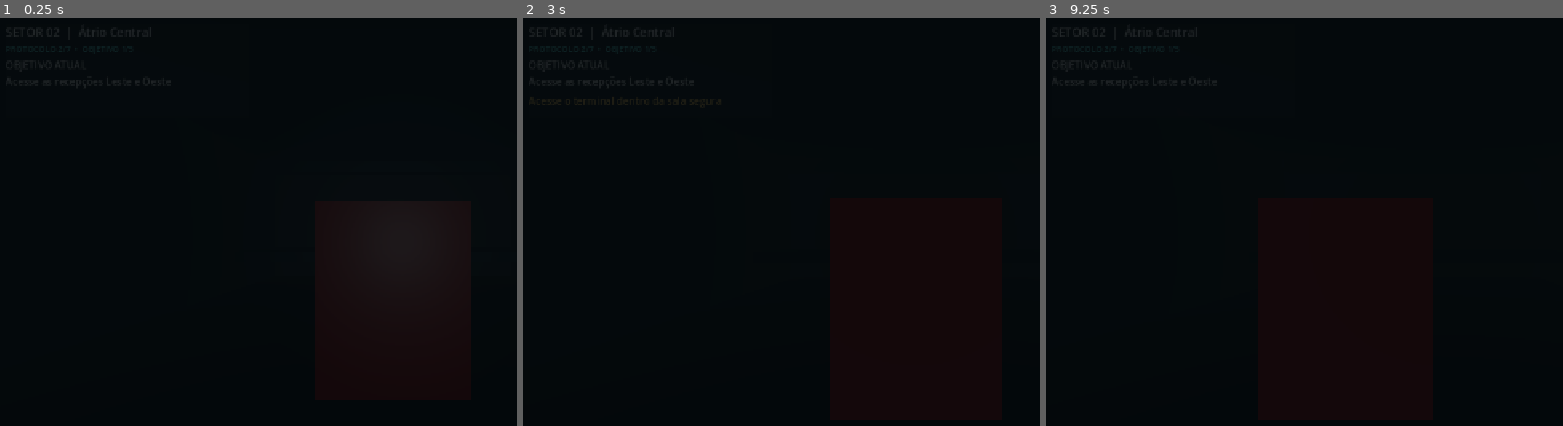
Above: before the commit, frames 1-3 (left to right).
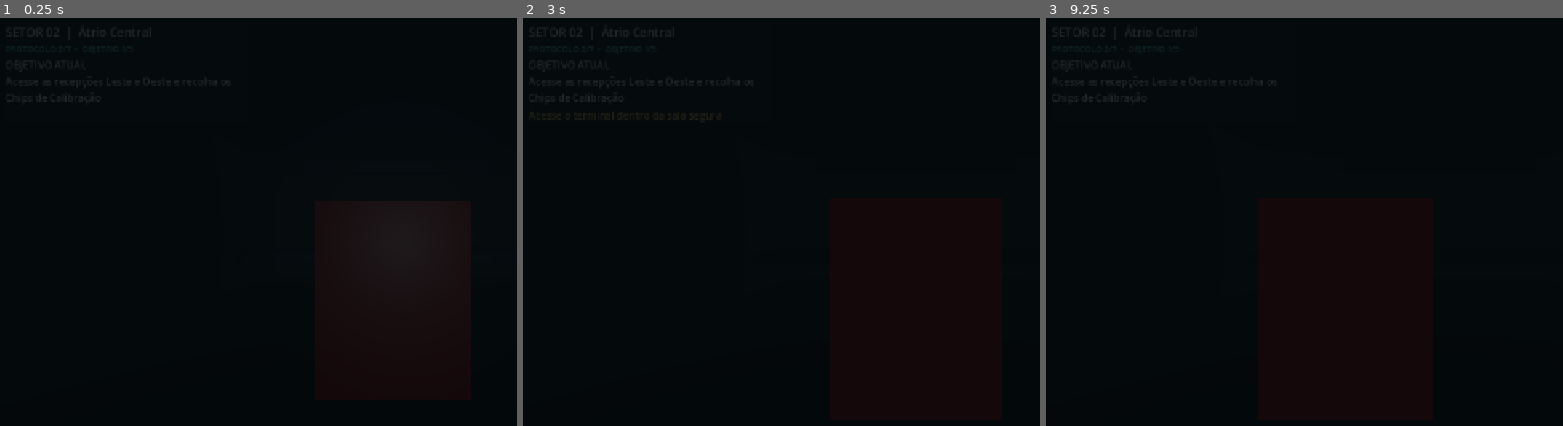
Above: after the commit, the same moments.

Repository: Dracko8891/NEWBORN
Game: Godot game, scene res://chapters/chapter_02.tscn
The game is run twice, just before and just after one commit, with the same random seed, the same clock (stepped at 60 frames per second) and the same inputs. This scene is started directly instead of the project's main scene.
Inputs (mouse positions are in pixels of both pictures, inside the frame that each line leads up to):
- Up to frame 1 (0.25 s): no input
- Up to frame 2 (3 s): tap Enter at 0.5, 2 s; move the mouse to (962, 234) at 0.52 s; hold C (crouch) 0.53-1.28 s; hold W (move_forward) from 0.53 s (still down); tap Space at 1.25, 2.75 s; move the mouse to (874, 238) at 1.27 s; tap X (dynamo) at 1.35 s; move the mouse to (936, 226) at 2.02 s; hold L (flashlight) 2.03-2.78 s; move the mouse to (905, 242) at 2.77 s; tap F (interact) at 2.85 s
- Up to frame 3 (9.25 s): tap Enter at 3.5 s; move the mouse to (1500, 242) at 3.52 s; hold Shift (sprint) 3.53-4.28 s; tap Space at 4.25 s; move the mouse to (1376, 230) at 4.27 s; tap B (use_battery) at 4.35 s; move the mouse to (1449, 234) at 5.02 s; hold H (use_medical) 5.03-5.78 s; move the mouse to (1407, 226) at 5.77 s; release W (move_forward) at 5.78 s; hold D (move_right) 5.78-6.53 s; tap C (crouch) at 5.85 s; move the mouse to (1485, 234) at 6.52 s; hold X (dynamo) 6.53-7.28 s; hold W (move_forward) 6.53-8.78 s; move the mouse to (1397, 238) at 7.27 s; tap L (flashlight) at 7.35 s; move the mouse to (1459, 226) at 8.02 s; hold F (interact) 8.03-8.78 s; move the mouse to (1428, 242) at 8.77 s; hold A (move_left) from 8.78 s (still down); tap Shift (sprint) at 8.85 s

The runs differ from the first frame. In frame 1, less than 0.1% of the frame differs, in the area x 1-44%, y 15-21%; in frame 2, 0.1%, in the area x 2-44%, y 15-25%; in frame 3, less than 0.1%.

Commit message:
Align chapter mission descriptions with implemented item and puzzle gates

Diff:
--- a/systems/campaign_data.gd
+++ b/systems/campaign_data.gd
@@ -3,11 +3,11 @@
 
 const CHAPTERS := [
 	{"title":"O Silêncio Após o Grito","sector":"Ala Médica","summary":"Sobreviva à primeira caçada, encontre o Kit Estanc …(324 unchanged characters)…
-	{"title":"O Coração de Aço","sector":"Átrio Central","summary":"Explore o hub, recupere três Chips e reative a matriz de energia sem ser encontrado.","objectives":["Acesse as recepções Leste e Oeste","Calibre a matriz com dois Chips","Encontre a Safe Room e guarde recursos","Rastreie o cabo oeste com o Tricorder","Desative o campo da Ala Leste e recupere o Chip Alpha"],"safe_room":true},
+	{"title":"O Coração de Aço","sector":"Átrio Central","summary":"Explore o Átrio, calibre os dois Chips de recepção, registre-se na Safe Room e rastreie o cabo oeste com o Tricorder.","objectives":["Acesse as recepções Leste e Oeste e recolha os Chips de Calibração","Calibre a matriz com os dois Chips","Encontre a Safe Room e guarde recursos","Rastreie o cabo oeste com o Tricorder","Desative o campo da Ala Leste usando a Chave Dielétrica"],"safe_room":true},
 	{"title":"A Armadilha da Empatia","sector":"Alojamentos e Psicologia","summary":"Investigue os registros, reproduza a  …(274 unchanged characters)…
 	{"title":"Tanques de Gênese","sector":"Bio-Cultura e Síntese","summary":"Use a máscara, formule o composto e atravesse …(270 unchanged characters)…
 	{"title":"Apagão do Núcleo","sector":"Engenharia Profunda","summary":"Balanceie a carga, opere os braços robóticos e a …(304 unchanged characters)…
-	{"title":"Berçário Proibido","sector":"Subnível Omega","summary":"Descubra os estágios de evolução e sobreviva ao cerco de 75 segundos.","objectives":["Escaneie os tubos c …(254 unchanged characters)…
+	{"title":"Berçário Proibido","sector":"Subnível Omega","summary":"Escaneie os quatro estágios de evolução, complete o download de 01:15 e atravesse o cerco com recursos limitados.","objectives":["Escaneie os tubos c …(254 unchanged characters)…
 	{"title":"Ruptura e Liberdade Fatal","sector":"Hangar de Carga","summary":"Acople os sistemas hidráulicos, execute o O …(322 unchanged characters)…
 ]
 
